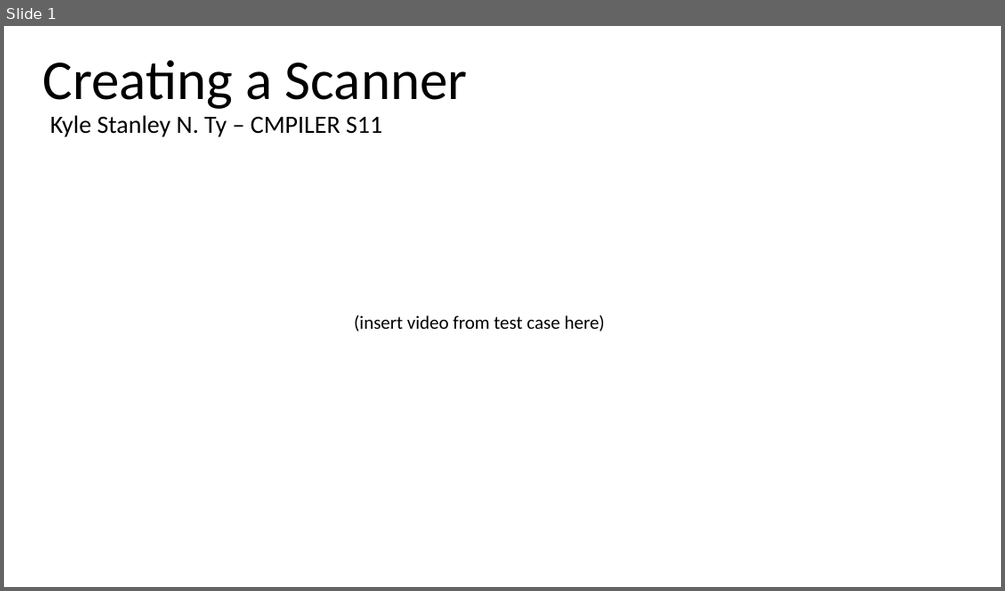
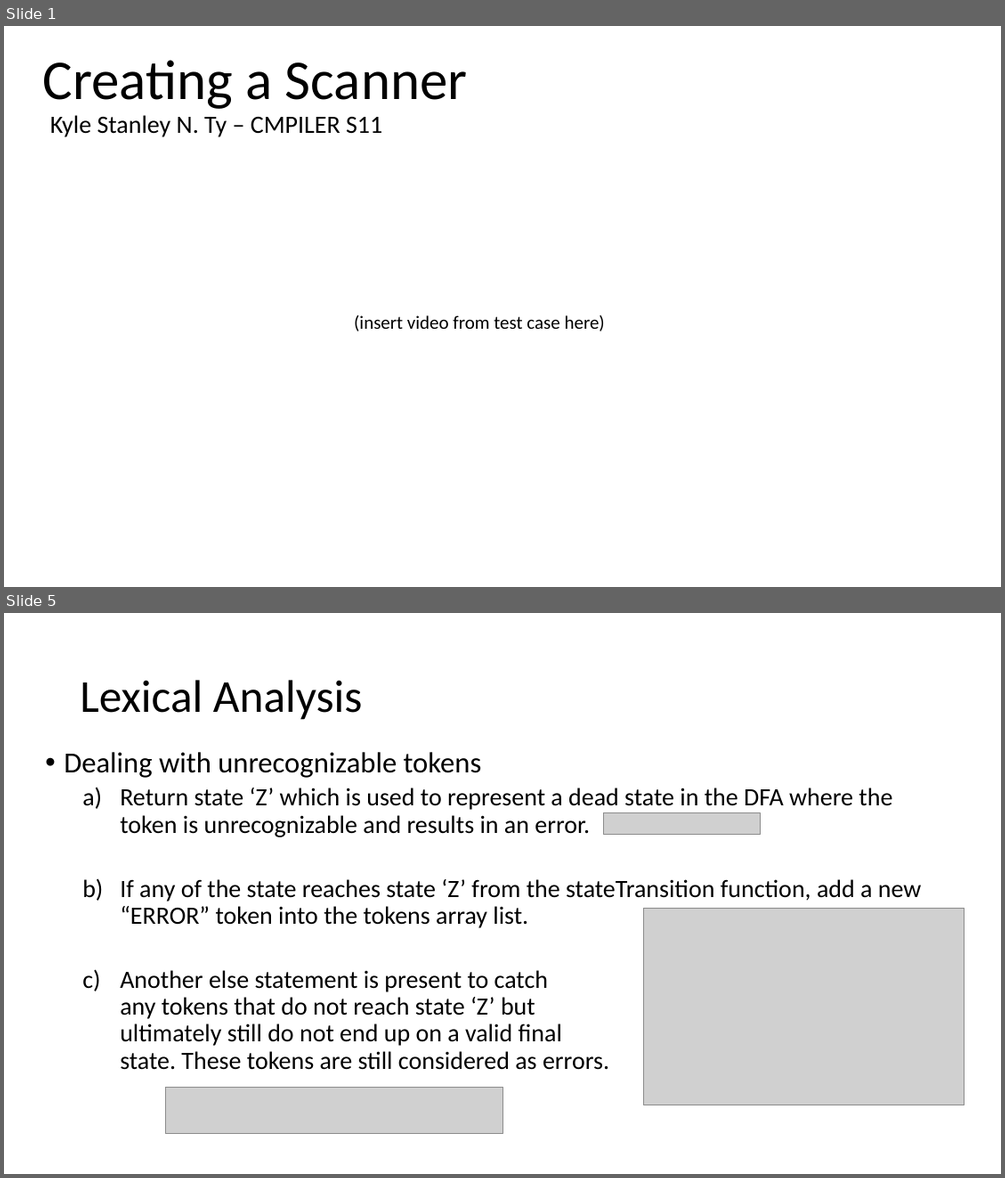
Before and after one commit to Jade03022/Scanner-Problem-Set, a slide deck: Creating a Scanner.pptx. Shown one above the other, each under a label of ours: slide 1 before the commit, slides 1 and 5 after it; the slides between them are not shown. The pictures are 1005x591 and 1005x1178 pixels, drawn with LibreOffice and Linux fonts; fonts in the diff are those of the drawing; grey boxes stand for pictures. Boxes give left, top, right and bottom in pixels: in the first picture for what was removed or moved away, otherwise in the second. Text is boxed around its words. In the diff, an @@ line names an element or a change of style, - is before the commit and + after.

```diff
--- a/Creating a Scanner.pptx
+++ b/Creating a Scanner.pptx
@@ slide 5 added at bbox=[4, 613, 1001, 1174], background #FFFFFF @@
@@ title added at bbox=[80, 680, 363, 720], 44 pt, text #000000 @@
+Lexical Analysis
@@ text added at bbox=[64, 752, 922, 1070], 24 pt, text #000000 @@
+• Dealing with unrecognizable tokens
+  a) Return state ‘Z’ which is used to represent a dead state in the DFA where the token is unrecognizable and results in an error.
+  b) If any of the state reaches state ‘Z’ from the stateTransition function, add a new “ERROR” token into the tokens array list.
+  c) Another else statement is present to catch
+     any tokens that do not reach state ‘Z’ but
+     ultimately still do not end up on a valid final
+     state. These tokens are still considered as errors.
@@ picture added at bbox=[603, 813, 760, 835] @@
@@ picture added at bbox=[644, 908, 965, 1105] @@
@@ picture added at bbox=[166, 1087, 502, 1135] @@
```
Also in this commit, not shown: 1 slide changed, 3 other slides added, 3 slides removed.
